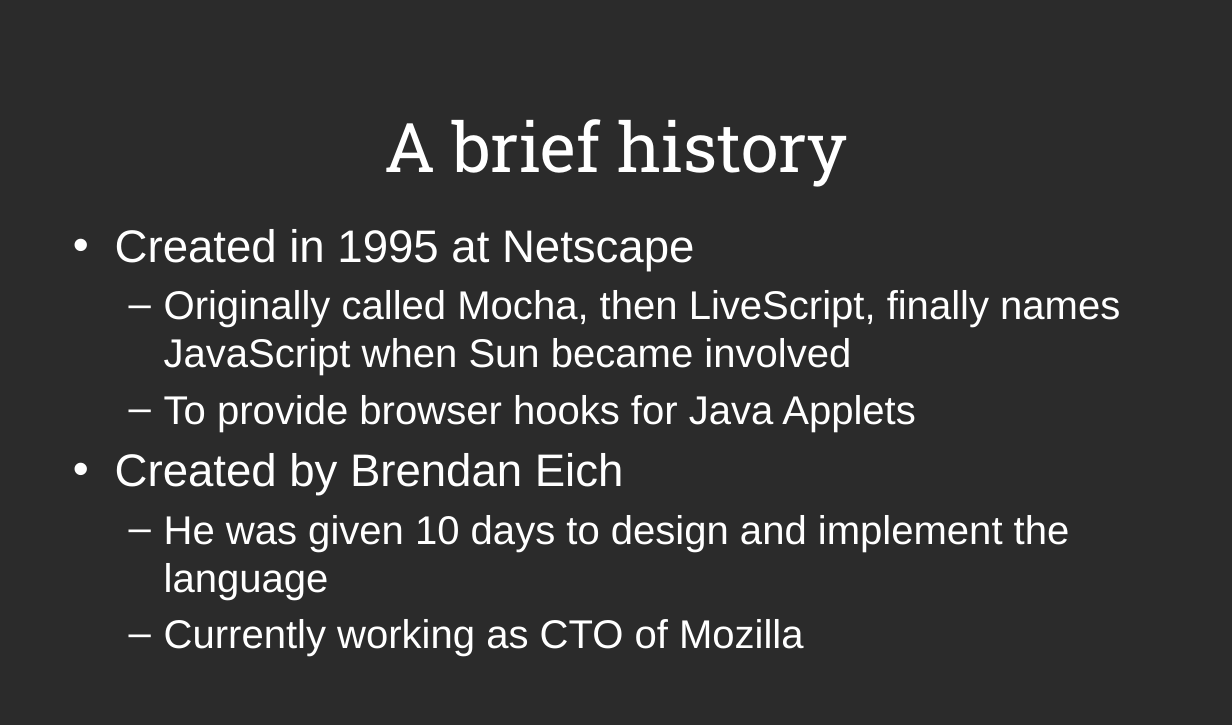
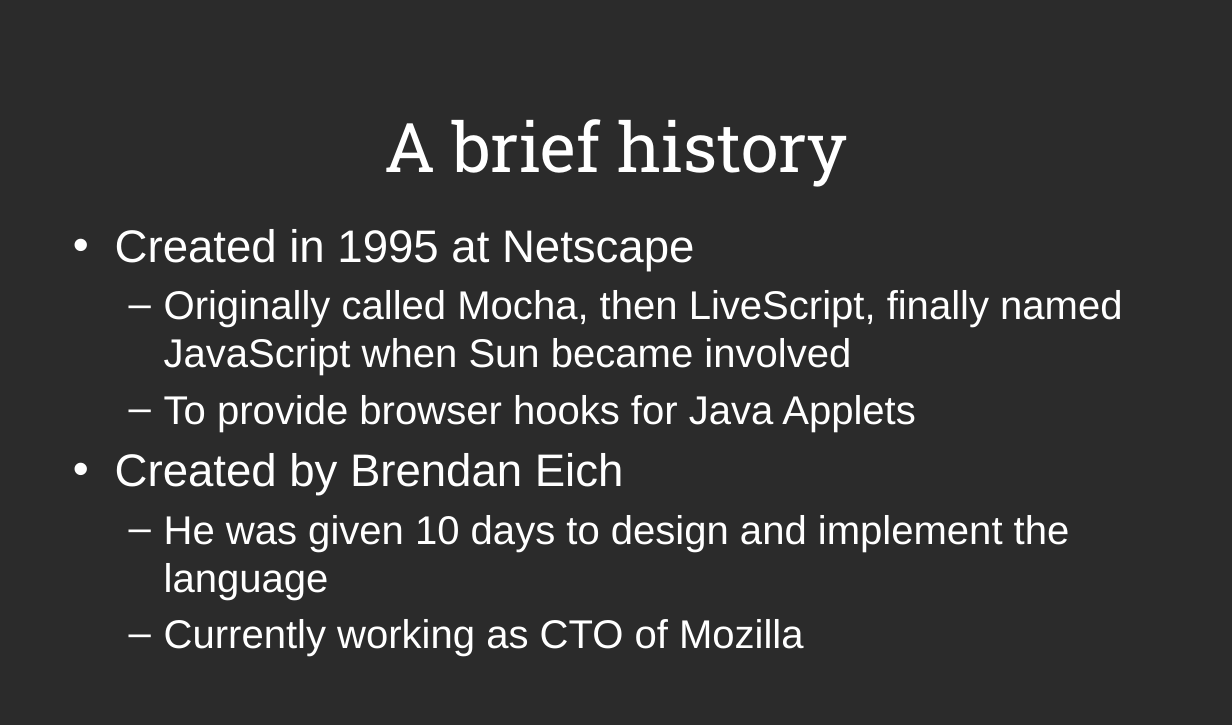
Before and after one commit to JasonOffutt/RefreshCache2011, a slide deck: slide 2 of js-bootcamp/js-bootcamp.pptx. Drawn at 1232x725 pixels with LibreOffice and Linux fonts; fonts in the diff are those of the drawing; background and template pictures are left out; a plain dark background stands for a picture behind light text. Boxes give left, top, right and bottom in pixels: in the first picture for what was removed or moved away, otherwise in the second. Text is boxed around its words. In the diff, an @@ line names an element or a change of style, - is before the commit and + after.

```diff
--- a/js-bootcamp/js-bootcamp.pptx
+++ b/js-bootcamp/js-bootcamp.pptx
@@ text at box(164, 290, 1122, 376): text changed @@
-  – Originally called Mocha, then LiveScript, finally names JavaScript when Sun became involved
+  – Originally called Mocha, then LiveScript, finally named JavaScript when Sun became involved
```
Also in this commit, not shown: 1 other slide changed, 1 slide added, 3 other files.
